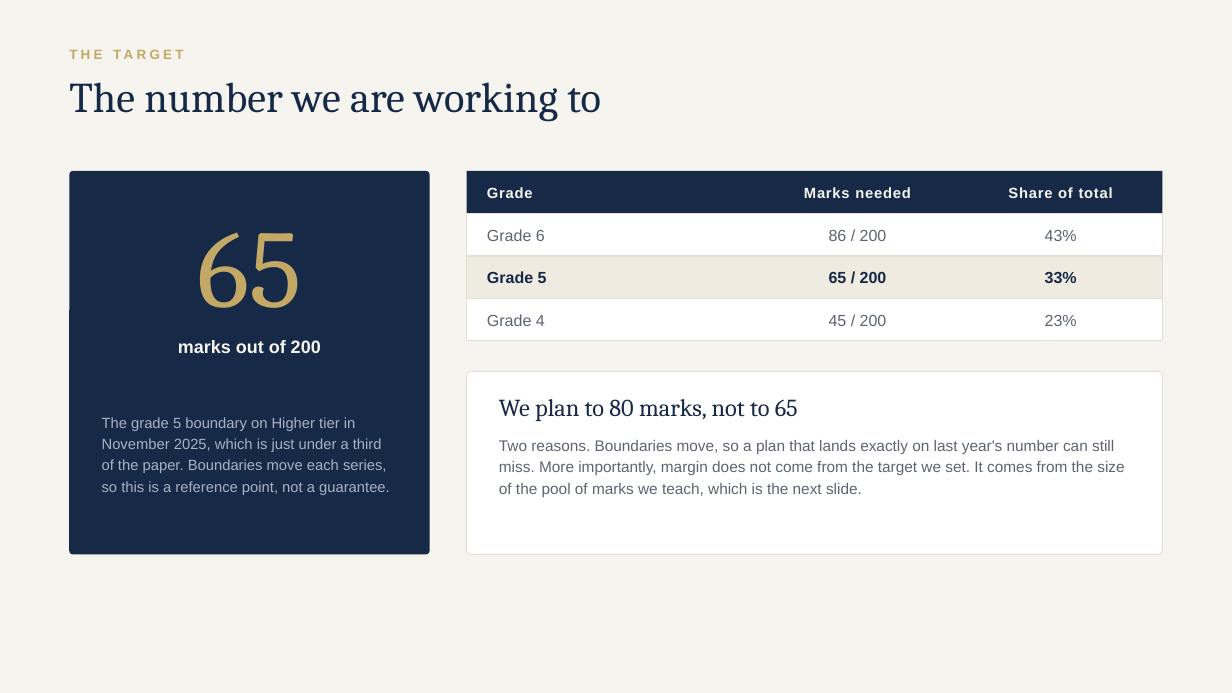
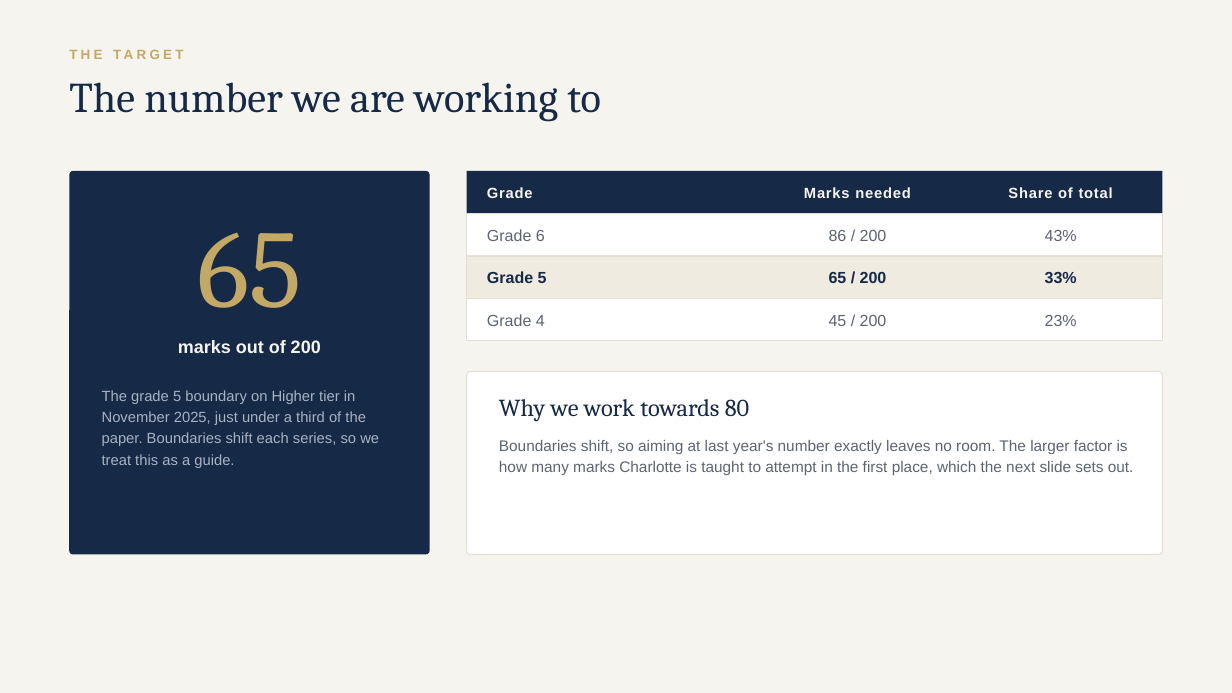
Before and after one commit to AliAljawabra/Daily, a slide deck: slide 3 of tutoring/charlotte/Charlotte_maths_plan.pptx. Drawn at 1232x693 pixels with LibreOffice and Linux fonts; fonts in the diff are those of the drawing. Boxes give left, top, right and bottom in pixels: in the first picture for what was removed or moved away, otherwise in the second. Text is boxed around its words. In the diff, an @@ line names an element or a change of style, - is before the commit and + after.

```diff
--- a/tutoring/charlotte/Charlotte_maths_plan.pptx
+++ b/tutoring/charlotte/Charlotte_maths_plan.pptx
@@ text "The grade 5 boundary on ..." at (102,390,379,468): vertical alignment middle to top @@
@@ text at (102,390,379,468): text changed @@
-The grade 5 boundary on Higher tier in November 2025, which is just under a third of the paper. Boundaries move each series, so this is a reference point, not a guarantee.
+The grade 5 boundary on Higher tier in November 2025, just under a third of the paper. Boundaries shift each series, so we treat this as a guide.
@@ text at (499,399,749,422): text changed @@
-We plan to 80 marks, not to 65
+Why we work towards 80
@@ text at (499,440,1134,475): text changed @@
-Two reasons. Boundaries move, so a plan that lands exactly on last year's number can still miss. More importantly, margin does not come from the target we set. It comes from the size of the pool of marks we teach, which is the next slide.
+Boundaries shift, so aiming at last year's number exactly leaves no room. The larger factor is how many marks Charlotte is taught to attempt in the first place, which the next slide sets out.
```
Also in this commit, not shown: 15 other slides changed, 2 other files.
